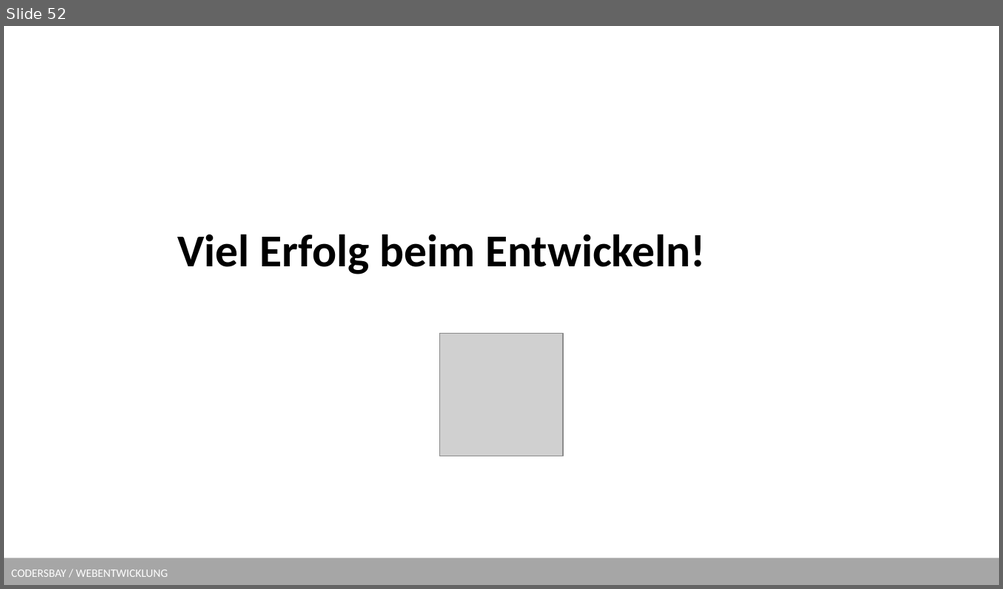
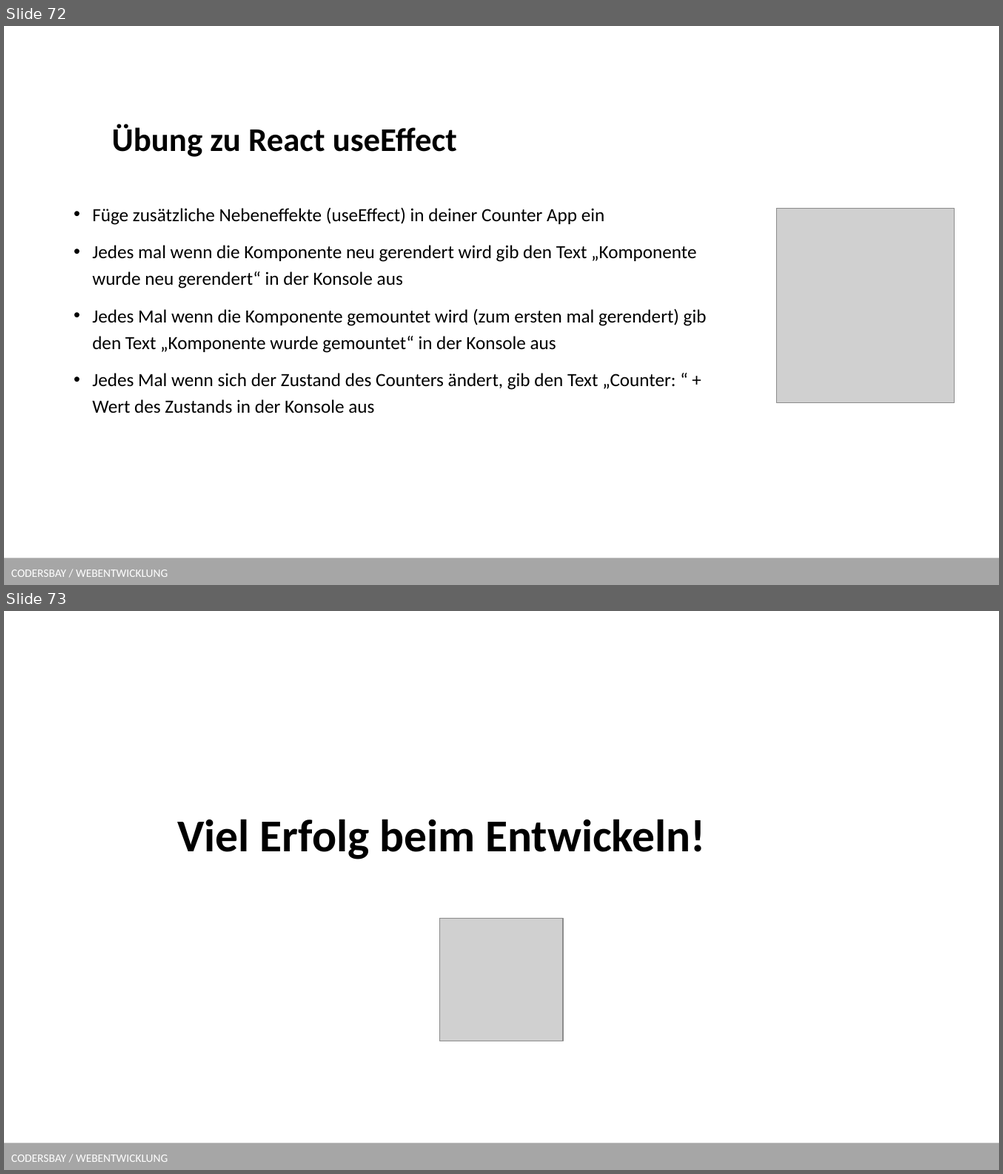
Before and after one commit to kodo89/Webentwicklung_23_24, a slide deck: 9. React/React.pptx. Shown one above the other, each under a label of ours: slide 52 before the commit, slides 72 and 73 after it. The pictures are 1003x589 and 1003x1174 pixels, drawn with LibreOffice and Linux fonts; fonts in the diff are those of the drawing; grey boxes stand for pictures; background and template pictures are left out. Boxes give left, top, right and bottom in pixels: in the first picture for what was removed or moved away, otherwise in the second. Text is boxed around its words. In the diff, an @@ line names an element or a change of style, - is before the commit and + after.

Commit message:
React Folien useEffect und Context

```diff
--- a/9. React/React.pptx
+++ b/9. React/React.pptx
@@ slide 72 added at (4,26,999,585), background #FFFFFF; not listed: 1 template element that a slide beside it also shows @@
@@ title added at (112,124,457,157), 32 pt, text #000000, bold @@
+Übung zu React useEffect
@@ text added at (92,207,706,414), 18 pt, text #000000 @@
+• Füge zusätzliche Nebeneffekte (useEffect) in deiner Counter App ein
+• Jedes mal wenn die Komponente neu gerendert wird gib den Text „Komponente wurde neu gerendert“ in der Konsole aus
+• Jedes Mal wenn die Komponente gemountet wird (zum ersten mal gerendert) gib den Text „Komponente wurde gemountet“ in der Konsole aus
+• Jedes Mal wenn sich der Zustand des Counters ändert, gib den Text „Counter: “ + Wert des Zustands in der Konsole aus
@@ picture added at (777,208,954,403) @@
@@ what was slide 52 is now slide 73 @@
```
Also in this commit, not shown: 20 other slides added, 2 other files.
